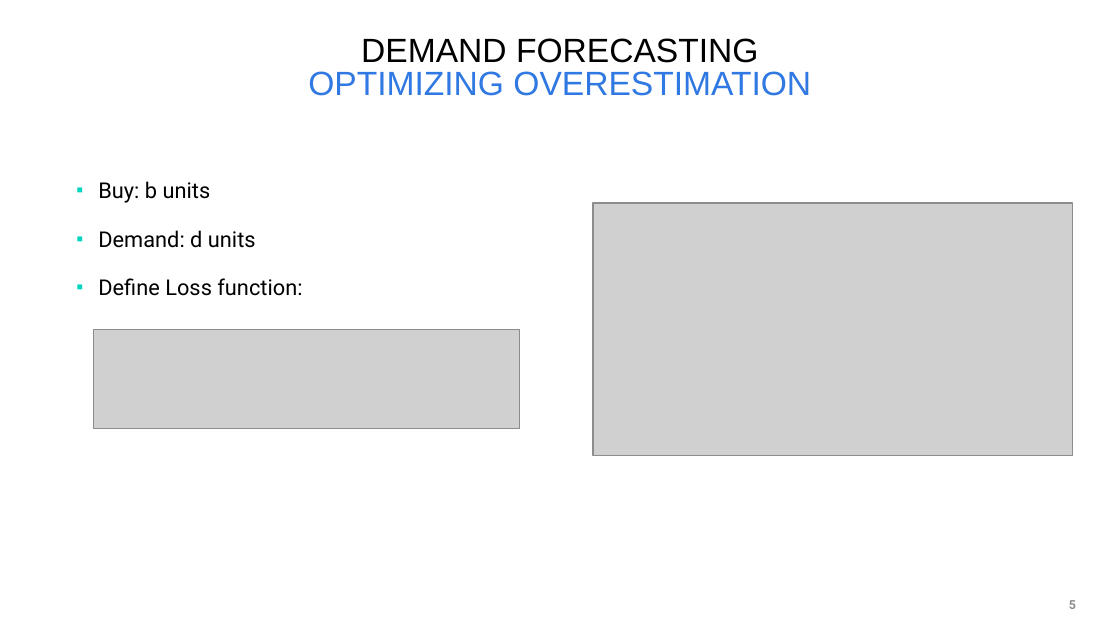
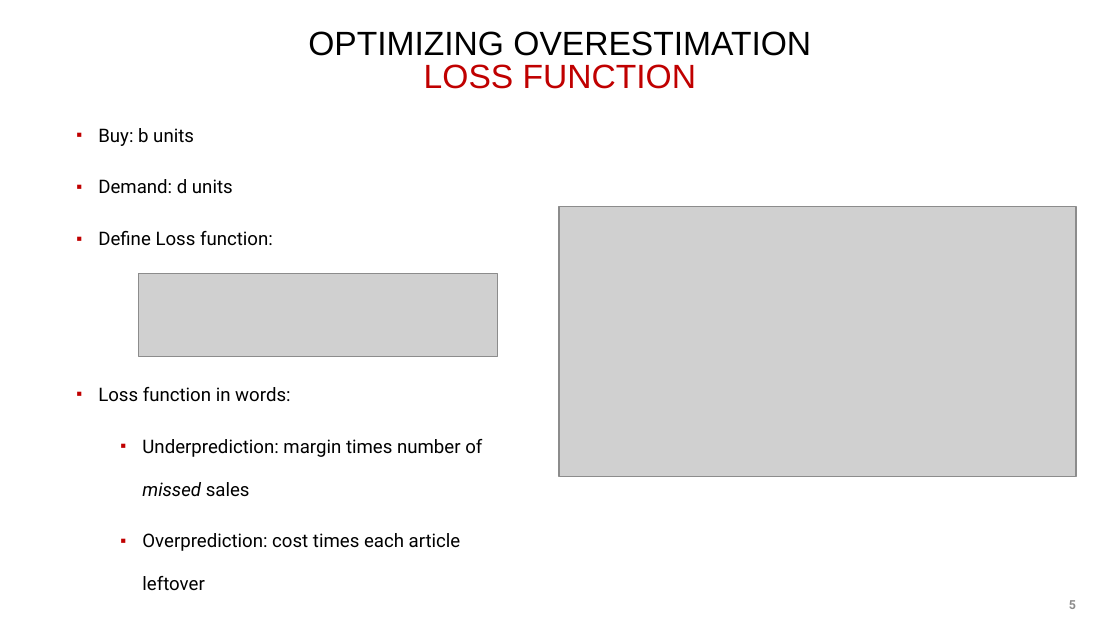
Before and after one commit to cwcomiskey/Misc, a slide deck: slide 5 of adidas/7June2019_putting.pptx. Drawn at 1120x630 pixels with LibreOffice and Linux fonts; fonts in the diff are those of the drawing; grey boxes stand for pictures; background and template pictures are left out. Boxes give left, top, right and bottom in pixels: in the first picture for what was removed or moved away, otherwise in the second. Text is boxed around its words. In the diff, an @@ line names an element or a change of style, - is before the commit and + after.

```diff
--- a/adidas/7June2019_putting.pptx
+++ b/adidas/7June2019_putting.pptx
@@ title at (308, 31, 811, 89): text changed; text colour #3078E2 to #000000 @@
-DEMAND FORECASTING
-OPTIMIZING OVERESTIMATION
+OPTIMIZING OVERESTIMATION
+LOSS FUNCTION
@@ text "Buy: b units": place and size @@
-text "Buy: b units" at (98, 181, 302, 296)
+text "Buy: b units" at (98, 128, 482, 591)
@@ text at (98, 128, 273, 246): size 14 to 12 pt in "Buy: b units", "Demand: d units", "Define Loss function:"; line spacing 1.5 to 1.9; bullet colour #04D5C3 to #C00000 @@
@@ picture: place and size @@
-picture at (594, 203, 1073, 456)
+picture at (559, 206, 1076, 476)
@@ picture: place and size @@
-picture at (93, 329, 519, 428)
+picture at (139, 273, 497, 356)
@@ text at (98, 387, 482, 591): paragraphs added @@
+▪ Loss function in words:
+  ▪ Underprediction: margin times number of missed sales
+  ▪ Overprediction: cost times each article leftover
```
Also in this commit, not shown: 10 other slides changed, 2 slides added, 1 other file.
